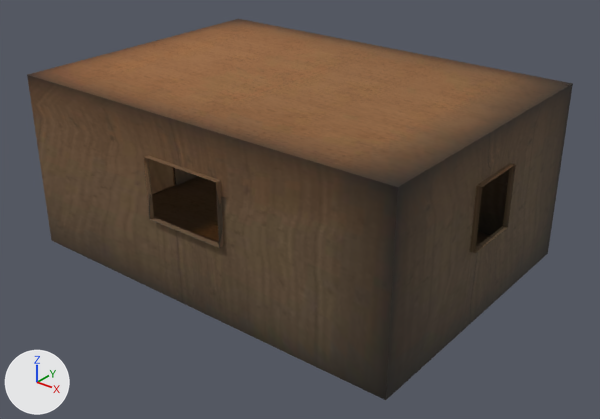
One commit to the FBX model 3dmax/room-obj.FBX: the scene before it, then after it.
Rendered twice from a camera (50 mm lens) standing at (7.99, -9.87, 6.87) and looking at (0.24, -0.19, 0.87). The lights are fixed; the arrows at lower left show +X, +Y and +Z. Where no turn or scale is listed for an object, it has been applied to the vertices.

The scene before the commit, as lines of its bpy script (objects in view):
```python
me_mesh = bpy.data.meshes.new('Mesh')
me_mesh.from_pydata(...)  # 74 vertices, 68 faces; spans x -3.57..3.58, y -2.59..2.61, z 0.0..3.0
me_mesh.materials.append(mat_03___default)  # picture img_map_png
ob_room = bpy.data.objects.new('room', me_mesh)
ob_room.location = (0.0, 0.0, 0.0)
```
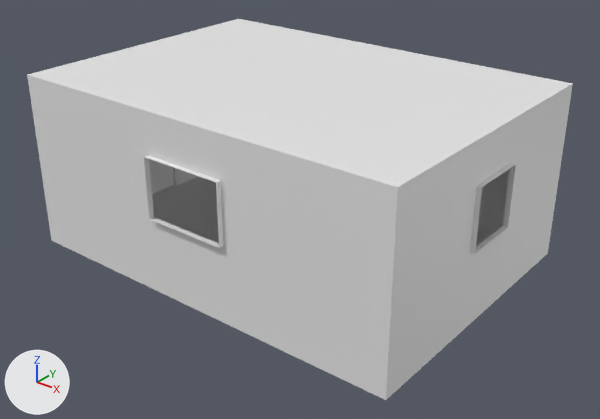
What differs and where, as boxes [x1, y1, x2, y2] in the pictures (600 x 419 px):
'room', recoloured (brown to grey)
    both: [27, 19, 573, 400]

Patch to the scene script:
```diff
--- a/3dmax/room-obj.FBX.py
+++ b/3dmax/room-obj.FBX.py
@@ me_mesh @@
 me_mesh.from_pydata(...)  # 74 vertices, 68 faces; spans x -3.57..3.58, y -2.59..2.61, z 0.0..3.0
-me_mesh.materials.append(mat_03___default)  # picture img_map_png
```
